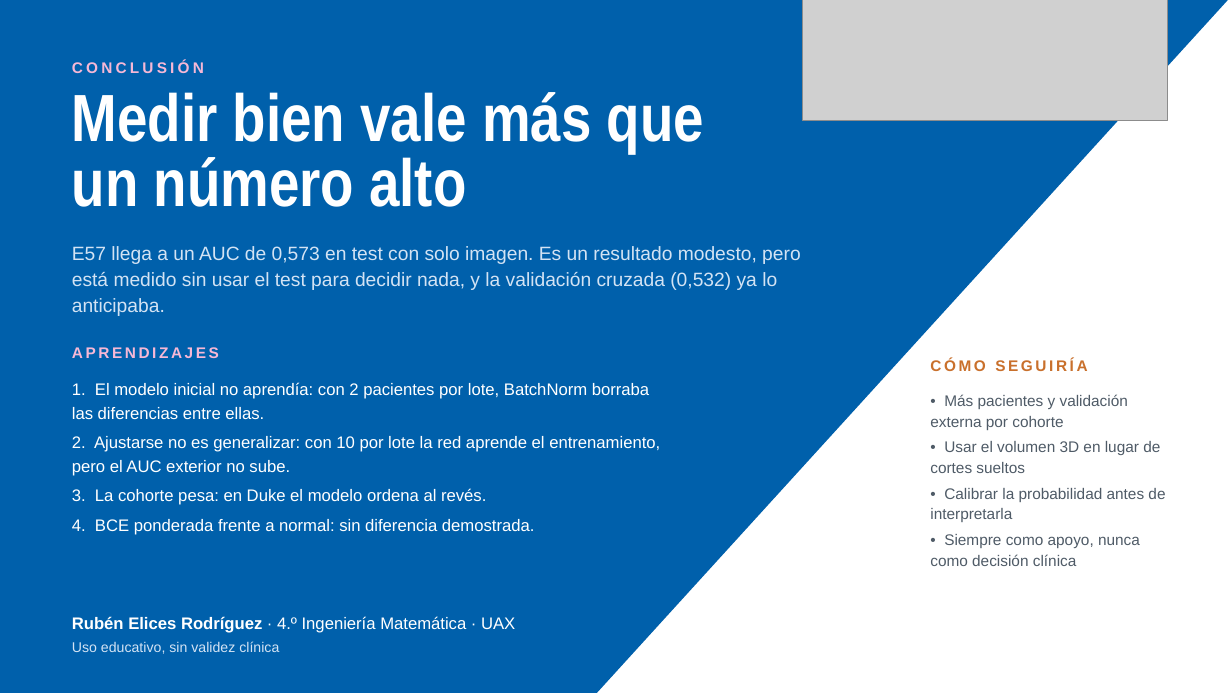
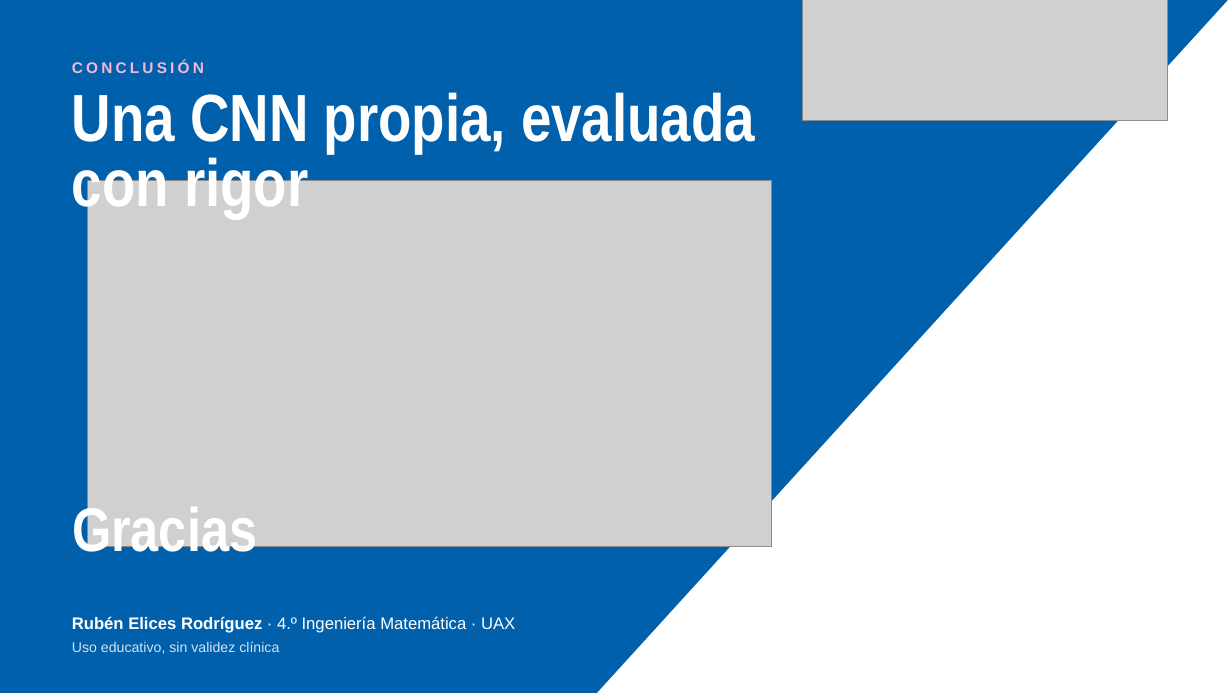
Before and after one commit to rubenelices/AnalisisPcr_CNN, a slide deck: slide 7 of docs/presentation/presentacion.pptx. Drawn at 1232x693 pixels with LibreOffice and Linux fonts; fonts in the diff are those of the drawing; grey boxes stand for pictures; background and template pictures are left out. Boxes give left, top, right and bottom in pixels: in the first picture for what was removed or moved away, otherwise in the second. Text is boxed around its words. In the diff, an @@ line names an element or a change of style, - is before the commit and + after.

```diff
--- a/docs/presentation/presentacion.pptx
+++ b/docs/presentation/presentacion.pptx
@@ text at [72,92,755,218]: text changed @@
-Medir bien vale más que un número alto
+Una CNN propia, evaluada con rigor
@@ picture added at [88,180,772,546] @@
@@ text removed at [72,246,801,316] @@
-E57 llega a un AUC de 0,573 en test con solo imagen. Es un resultado modesto, pero está medido sin usar el test para decidir nada, y la validación cruzada (0,532) ya lo anticipaba.
@@ text removed at [72,347,219,358] @@
-APRENDIZAJES
@@ text removed at [930,359,1087,371] @@
-CÓMO SEGUIRÍA
@@ text removed at [72,382,660,535] @@
-1. El modelo inicial no aprendía: con 2 pacientes por lote, BatchNorm borraba las diferencias entre ellas.
-2. Ajustarse no es generalizar: con 10 por lote la red aprende el entrenamiento, pero el AUC exterior no sube.
-3. La cohorte pesa: en Duke el modelo ordena al revés.
-4. BCE ponderada frente a normal: sin diferencia demostrada.
@@ text removed at [930,394,1165,566] @@
-• Más pacientes y validación externa por cohorte
-• Usar el volumen 3D en lugar de cortes sueltos
-• Calibrar la probabilidad antes de interpretarla
-• Siempre como apoyo, nunca como decisión clínica
@@ text added at [72,502,257,563], 48 pt, text #FFFFFF, bold @@
+Gracias
```
Also in this commit, not shown: 3 other slides changed, 9 other files.
